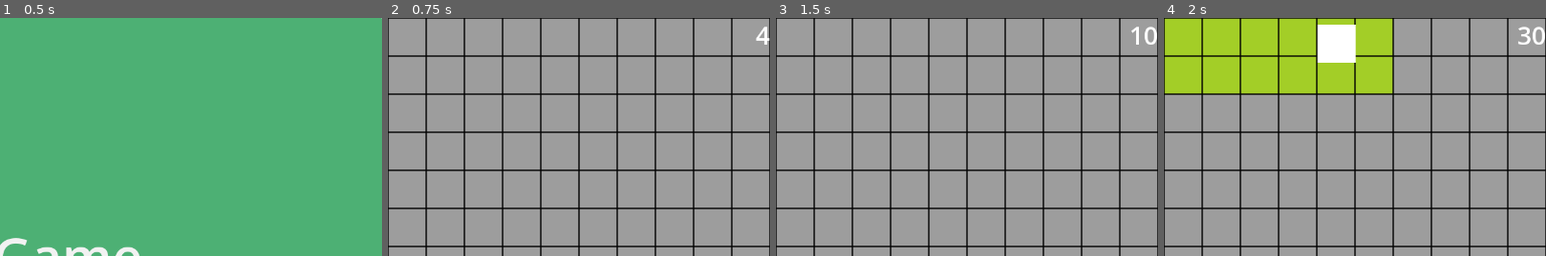
Above: before the commit, frames 1-4 (left to right).
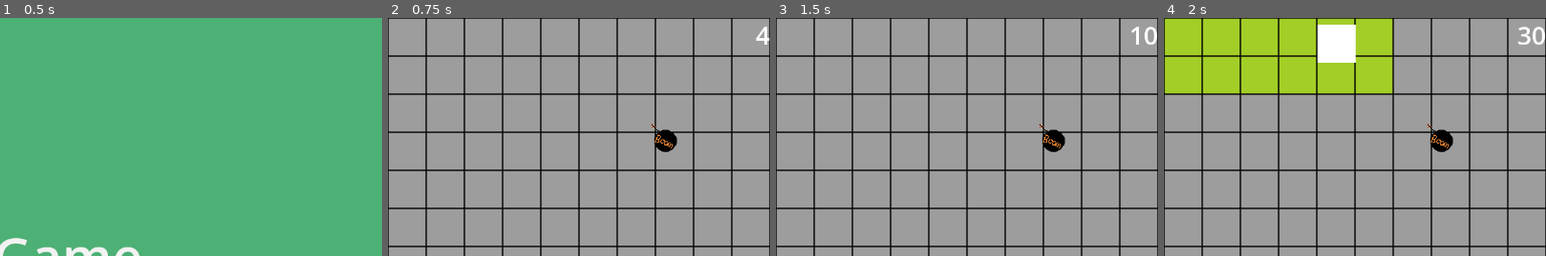
Above: after the commit, the same moments.

Repository: NIK-98/Paint_The_Ground
Game: Godot game, scene res://sceens/level.tscn
The game is run twice, just before and just after one commit, with the same random seed, the same clock (stepped at 60 frames per second) and the same inputs. This scene is started directly instead of the project's main scene.
Inputs:
- Up to frame 1 (0.5 s): no input
- Up to frame 2 (0.75 s): click "Start Game" at 0.5 s
- Up to frame 3 (1.5 s): tap Enter at 1.25 s; hold D (right) from 1.28 s (still down)
- Up to frame 4 (2 s): keep holding D (right)
The pictures show only the part of the screen within x 50-100%, y 0-50%; the shares and areas given below are measured in that part.

Frame 1 is identical in both runs. In frame 2, 0.5% of the frame differs, in the area x 68-76%, y 44-57%; in frame 3, 0.5%; in frame 4, 0.5%.
Error in both runs: Attempt to call function 'get_node' in base 'null instance' on a null instance. (res://scripts/player.gd:28)

Commit message:
start bomben auf 4 gesetzt

Diff:
--- a/scripts/Global.gd
+++ b/scripts/Global.gd
@@ -4,3 +4,4 @@
 var Max_clients = 6
 var Game_running = false
 var Gametriggerstart = false
+const Start_bomben_limit = 4
--- a/scripts/level.gd
+++ b/scripts/level.gd
@@ -95,7 +95,7 @@
 	var randpos = Vector2(randi_range(bomb_spawn_genzen,Global.Spielfeld_Size.x-bomb_spawn_genzen),randi_range(bomb_spawn_genzen,Global.Spielfeld_Size.y-bomb_spawn_genzen))
 	if randpos == old_spawn_bomb*abstand:
 		old_spawn_bomb = randpos
-		reset_bomben(id, 4)
+		reset_bomben(id, Global.Start_bomben_limit)
 		return
 	new_bombe.name = "bombe"
 	new_bombe.position = randpos
--- a/scripts/player.gd
+++ b/scripts/player.gd
@@ -42,7 +42,7 @@
 		if Global.Gametriggerstart:
 			Global.Gametriggerstart = false
 			map.reset_floor()
-			get_parent().get_parent().reset_bomben(name.to_int(), 1)
+			get_parent().get_parent().reset_bomben(name.to_int(), Global.Start_bomben_limit)
 			get_parent().get_parent().get_node("CanvasLayer/Start").visible = false
 		if position.x < 0:
 			velocity.x += 10
